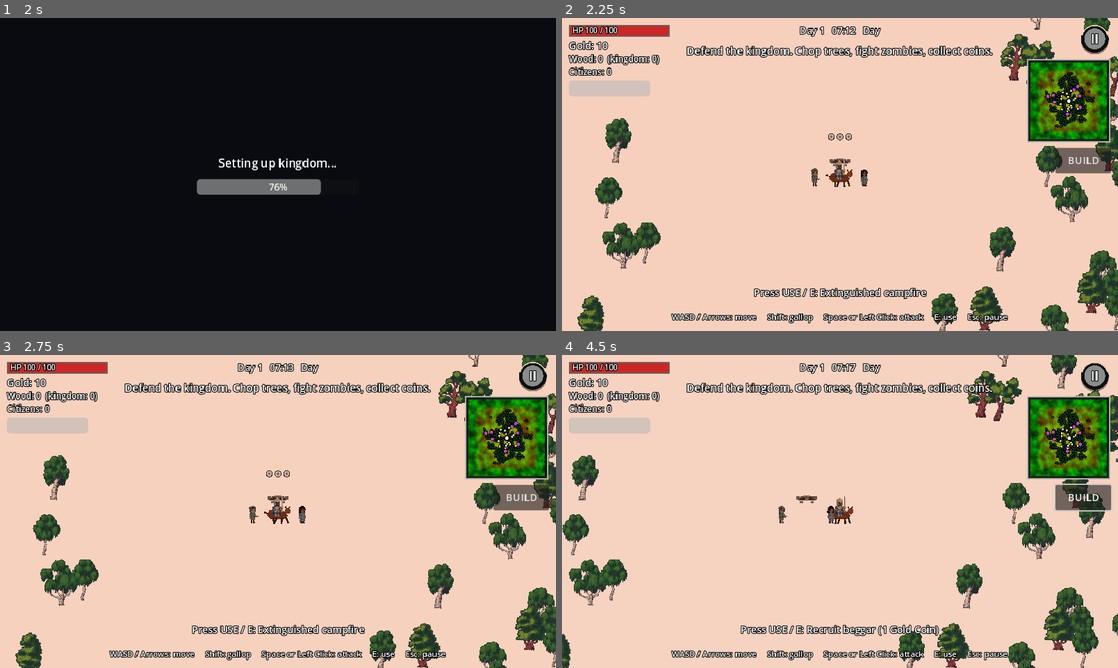
Above: before the commit, frames 1-4 (two rows, left to right).
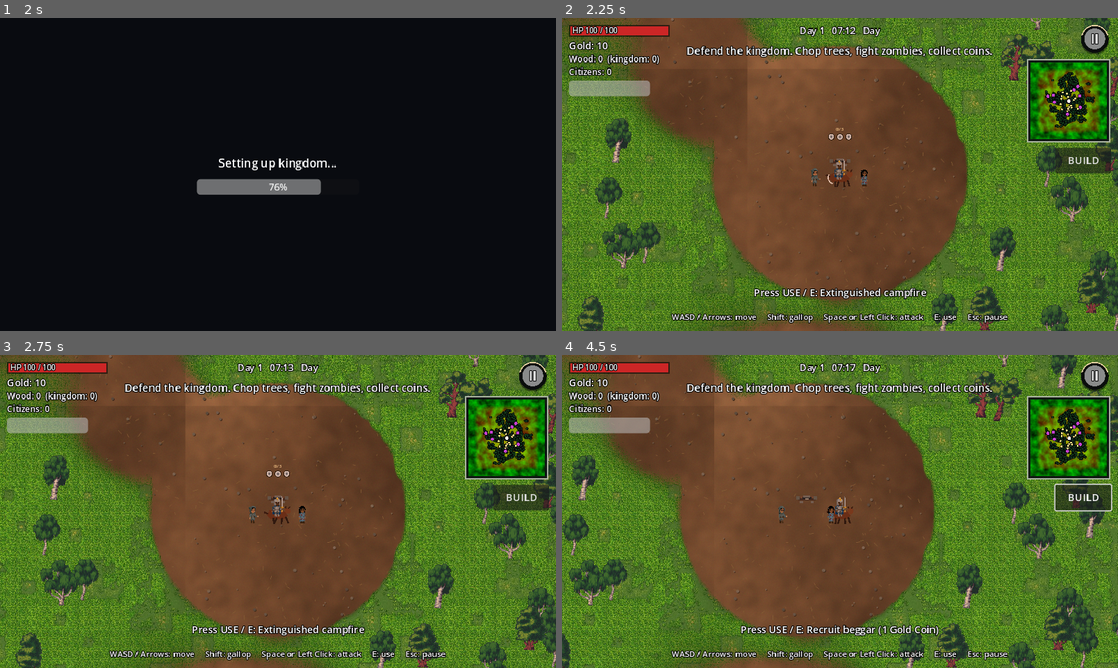
Above: after the commit, the same moments.

Repository: afie-boop/The-Fallen-Kingdom
Game: Godot game, scene res://scenes/main_menu.tscn
Two runs of this game, one before a commit and one after it. Both use one fixed random seed, a clock stepped at 60 frames per second and the inputs below.
Inputs (mouse positions are in pixels of both pictures, inside the frame that each line leads up to):
- Up to frame 1 (2 s): click "New Game" at 0.5 s; tap Enter at 1.25 s; move the mouse to (400, 158) at 1.27 s; hold D from 1.28 s (still down); hold Shift from 1.28 s (still down); click (400, 158) at 1.42 s; tap Space at 1.52 s
- Up to frame 2 (2.25 s): release D at 2 s; release Shift at 2 s; drag from (728, 190) to (812, 237) at 2.02 s
- Up to frame 3 (2.75 s): no input
- Up to frame 4 (4.5 s): click "BUILD" at 2.75 s; tap Space at 3.5 s; move the mouse to (1067, 436) at 3.52 s; hold D 3.53-4.25 s; tap B at 3.6 s; click (1067, 436) at 3.67 s; drag from (812, 574) to (673, 464) at 4.27 s

Frame 1 is identical in both runs. In frame 2, 85% of the frame differs, in the area x 0-100%, y 0-100%; in frame 3, 85%; in frame 4, 84%.

Commit message:
Fix chunk terrain shader coordinates and restore terrain textures

Diff:
--- a/extracted/The-Fallen-Kingdom/assets/shaders/ground.gdshader
+++ b/extracted/The-Fallen-Kingdom/assets/shaders/ground.gdshader
@@ -7,15 +7,19 @@
 uniform sampler2D dirt_tex : source_color, filter_linear, repeat_enable;     // seamless soil
 uniform sampler2D sand_tex : source_color, filter_nearest, repeat_enable;
 uniform sampler2D water_tex : source_color, filter_nearest, repeat_enable;
-uniform vec2 world_size = vec2(4800.0, 4800.0);\nuniform vec2 world_origin = vec2(0.0, 0.0);\nuniform vec2 chunk_size = vec2(512.0, 512.0);\nuniform float graphics_quality = 1.0;
+uniform vec2 world_size = vec2(4800.0, 4800.0);
+uniform vec2 world_origin = vec2(0.0, 0.0);
+uniform vec2 chunk_size = vec2(512.0, 512.0);
+uniform float graphics_quality = 1.0;
 uniform vec2 grass_px = vec2(360.0, 360.0);
 uniform vec2 dirt_px = vec2(768.0, 768.0);
 uniform vec2 sand_px = vec2(240.0, 240.0);
 uniform vec2 water_px = vec2(144.0, 144.0);
 
 void fragment() {
-	vec2 wp = UV * world_size;
-	vec4 m = texture(mask_tex, UV);
+	vec2 wp = world_origin + UV * chunk_size;
+	vec2 mask_uv = clamp(wp / world_size, vec2(0.0), vec2(1.0));
+	vec4 m = texture(mask_tex, mask_uv);
 	float v = m.r * 2.0 - 1.0;
 	float dirt_amount = m.g;
 	vec3 grass = texture(grass_tex, wp / grass_px).rgb;
